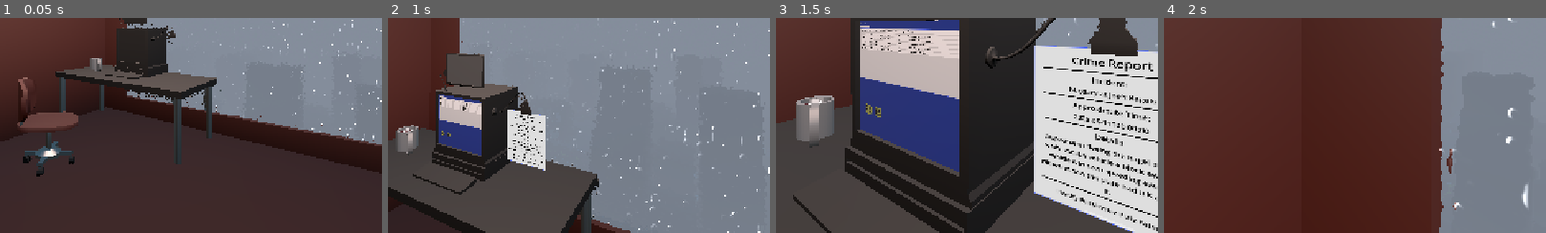
Above: before the commit, frames 1-4 (left to right).
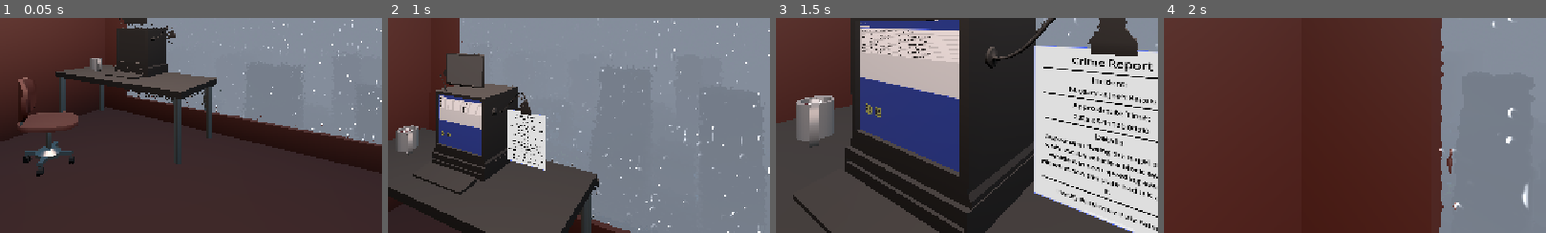
Above: after the commit, the same moments.

Repository: Ciph3rzer0/brackeys-2026.2-trust-no-one
Game: Godot game, scene res://scenes/city.tscn
Same seed, same stepped clock (60 frames per second), same inputs: the game is played once before the commit and once after it. Sound files missing from this copy of the repository are replaced by a short silence.
Inputs (mouse positions are % of the whole screen's width and height, from its top left):
- Up to frame 1 (0.05 s): no input
- Up to frame 2 (1 s): tap Enter at 0.5 s; move the mouse to (55, 50) at 0.52 s; hold W (pc_forward) from 0.53 s (still down); hold E (pc_interact) from 0.53 s (still down); click (55, 50) at 0.67 s; tap Space at 0.77 s
- Up to frame 3 (1.5 s): keep holding W (pc_forward); move the mouse to (45, 50) at 1.27 s; release E (pc_interact) at 1.28 s; tap Q at 1.35 s
- Up to frame 4 (2 s): keep holding W (pc_forward); tap Space at 1.52 s
The pictures show only the part of the screen within x 32-82%, y 48-98%; the shares and areas given below are measured in that part.

Frame 1 is identical in both runs. In frame 2, less than 0.1% of the frame differs, in the area x 13-25%, y 38-46%; in frame 3, 0.5%, in the area x 22-48%, y 8-21%; in frame 4, nothing differs.
Error in both runs: Invalid assignment of property or key 'plate' with value of type 'String' on a base object of type 'Resource (Quest)'. (res://autoloads/quest_system.gd:19)

Commit message:
feat: loaded simulation.csv and manual.csv together

Diff:
--- a/csvs/csv_helper.gd
+++ b/csvs/csv_helper.gd
@@ -1,5 +1,6 @@
 class_name CSVHelper
 const FILE_PATH = "res://csvs/simulation.csv"
+const MANUAL_PATH = "res://csvs/manual.csv"
 
 const HEADER_ROW: PackedStringArray = [
 	'unix_timestamp',
@@ -71,11 +72,25 @@
 	file.close()
 	print("New CSV Created: ", FILE_PATH)
 
-static func load_data_from_csv() -> Array[SchemaVehicleSightings]:
+static func load_all_data() -> Array[SchemaVehicleSightings]:
+	var array = load_data_from_csv(FILE_PATH)
+	array.append_array(load_data_from_csv(MANUAL_PATH))
+
+	# Sort by time ADC
+	array.sort_custom(func(a: SchemaVehicleSightings, b: SchemaVehicleSightings):
+		return a.unix_timestamp < b.unix_timestamp
+	)
+
+	return array
+
+static func load_data_from_csv(file_path: String) -> Array[SchemaVehicleSightings]:
+	assert(file_path.get_extension() == 'csv')
+	assert(file_path.begins_with('res://'))
+
 	var parsed_data: Array[SchemaVehicleSightings] = []
 
 	# Open the file for reading
-	var file = FileAccess.open(FILE_PATH, FileAccess.READ)
+	var file = FileAccess.open(file_path, FileAccess.READ)
 
 	if file == null:
 		print("Failed to open file. Error code: ", FileAccess.get_open_error())
@@ -98,7 +113,12 @@
 			row_dict[headers[i]] = row[i]
 
 		var sighting = SchemaVehicleSightings.new()
-		sighting.unix_timestamp = row_dict.unix_timestamp
+		# print((row_dict.unix_timestamp), " --->", int(row_dict.unix_timestamp))
+		if row_dict.unix_timestamp.is_valid_int():
+			sighting.unix_timestamp = int(row_dict.unix_timestamp)
+		else:
+			# print(" Parsing ", row_dict.unix_timestamp, " --- ", Time.get_unix_time_from_datetime_string(row_dict.unix_timestamp))
+			sighting.unix_timestamp = Time.get_unix_time_from_datetime_string(row_dict.unix_timestamp)
 		sighting.camera_id = row_dict.camera_id
 		sighting.vehicle_plate = row_dict.vehicle_plate
 		sighting.vehicle_color = row_dict.vehicle_color
--- a/csvs/manual.csv
+++ b/csvs/manual.csv
@@ -1 +1,2 @@
 unix_timestamp,camera_id,vehicle_plate,vehicle_color,vehicle_type,vehicle_features
+"2026-08-25T07:16:00",Bookstore,IAMJOSH,Blue,KIA OPTIMA,"[""Very Cool"", ""Tinted Windows""]"
--- a/scripts/database/database.gd
+++ b/scripts/database/database.gd
@@ -18,5 +18,5 @@
 	refresh()
 
 func load_from_csv():
-	var sightings = CSVHelper.load_data_from_csv()
+	var sightings = CSVHelper.load_all_data()
 	vehicle_sightings = sightings
